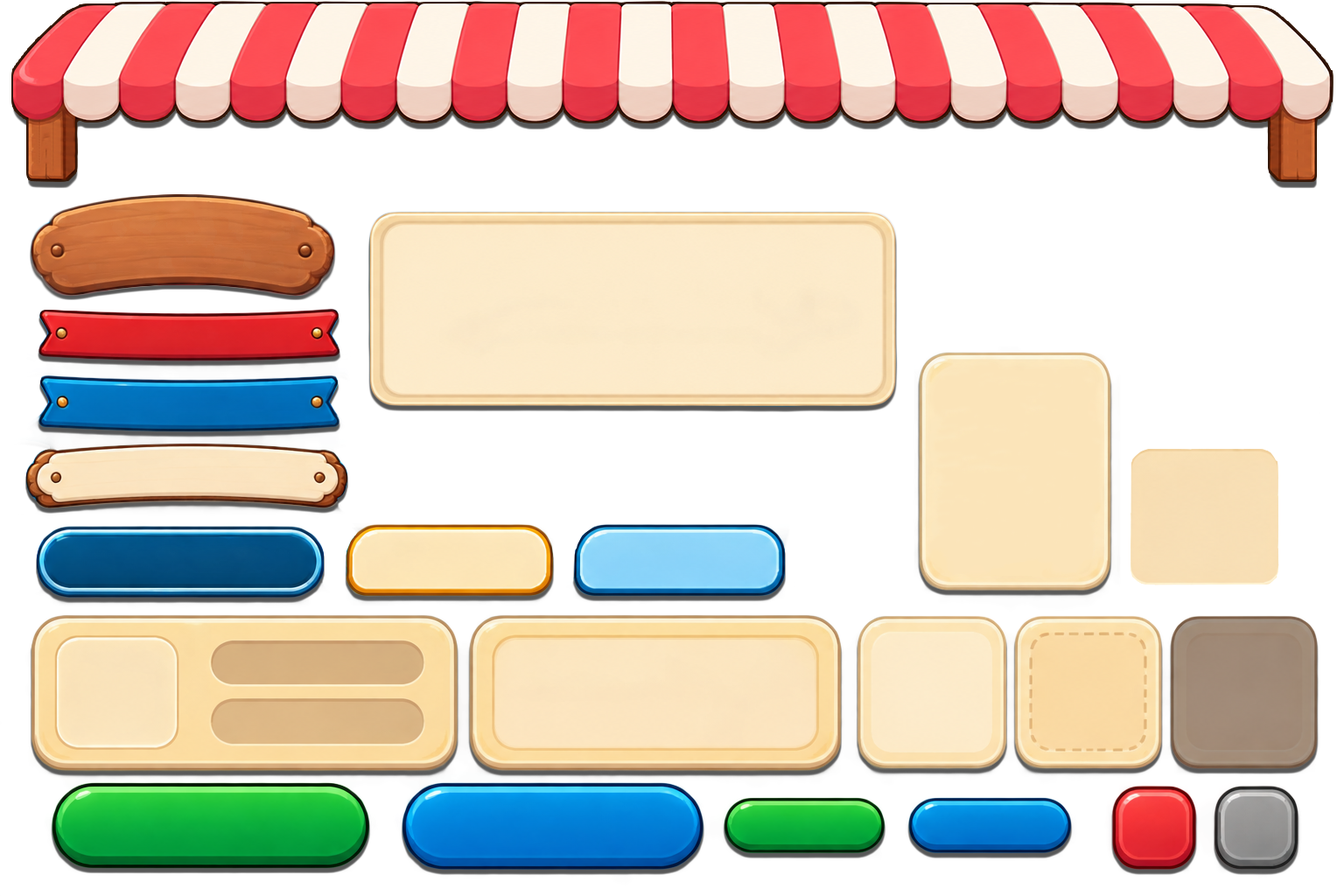
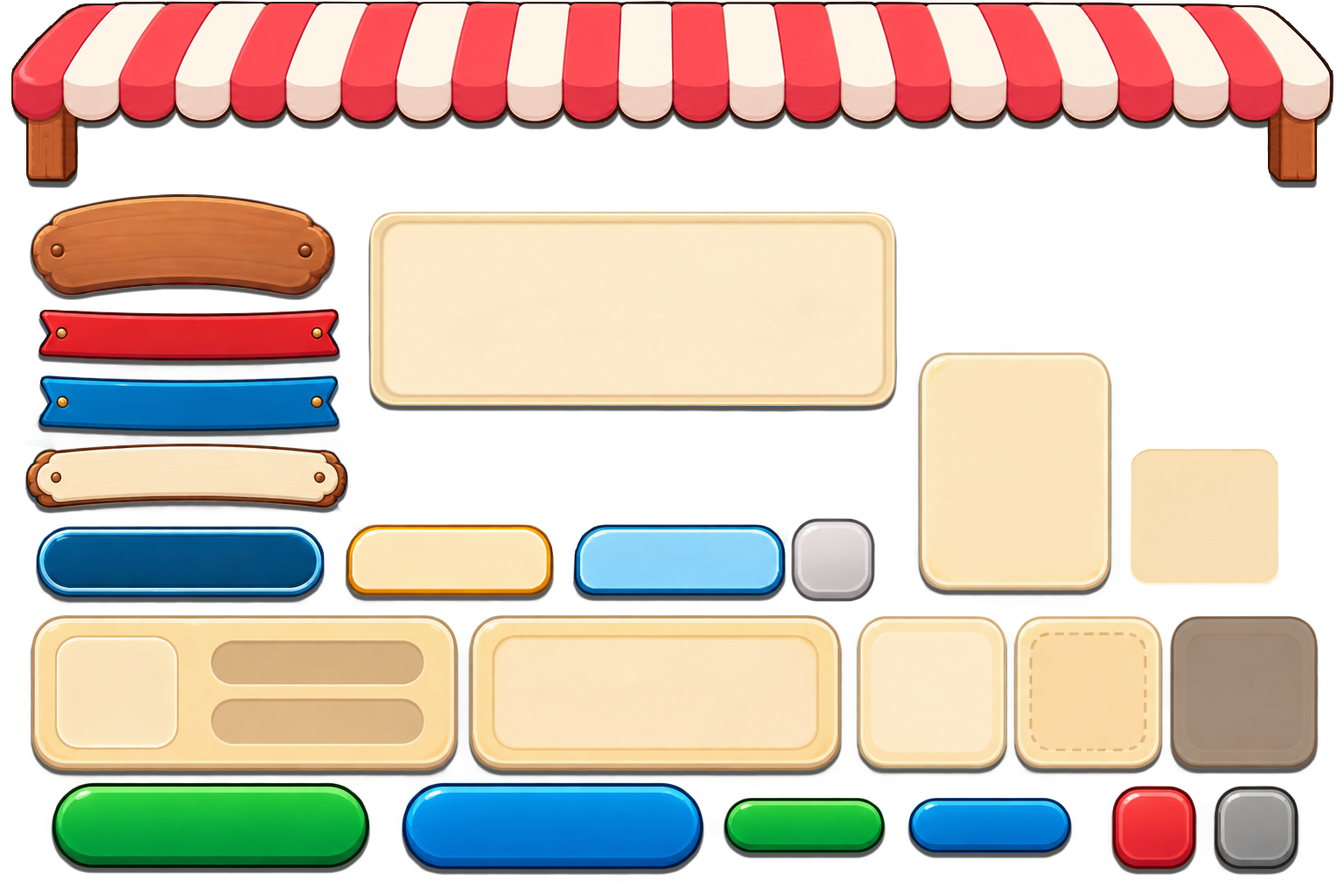
Two versions of the same layered image (w=1344, h=896). Layer-by-layer changes:
added layer "Layer 5" above "Layer 1" over left=788, top=516, right=876, bottom=602
